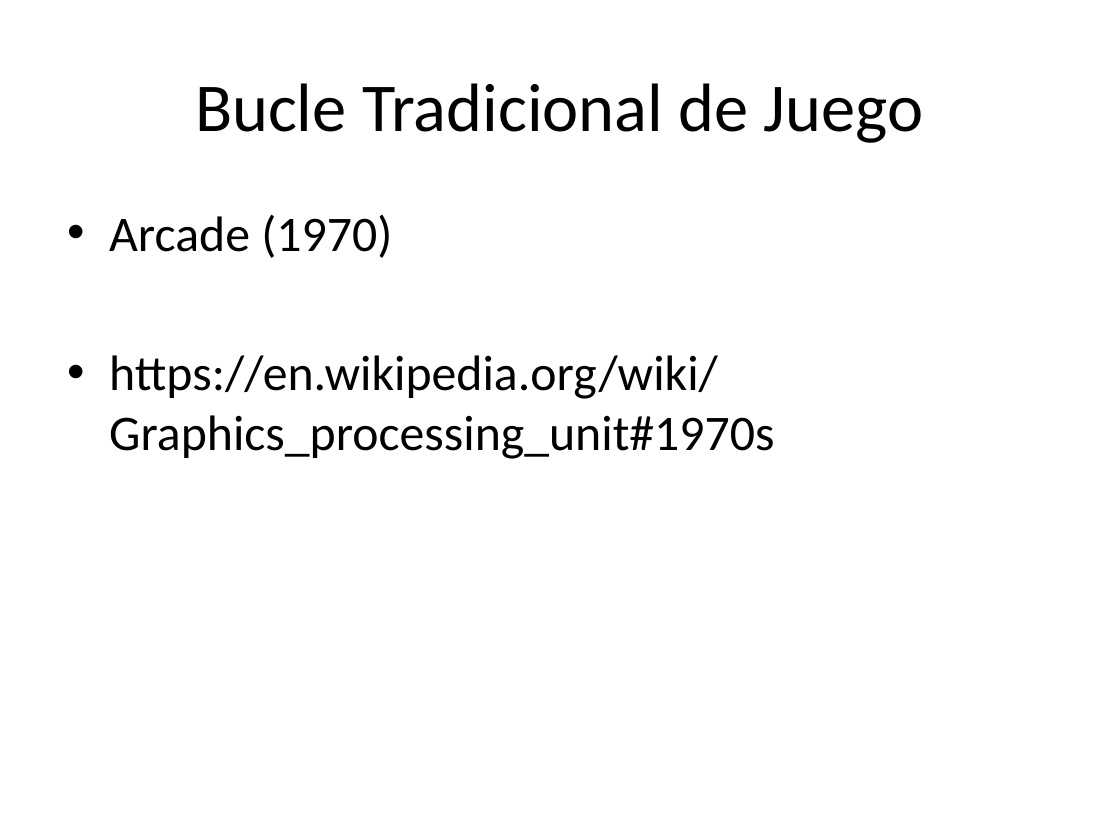
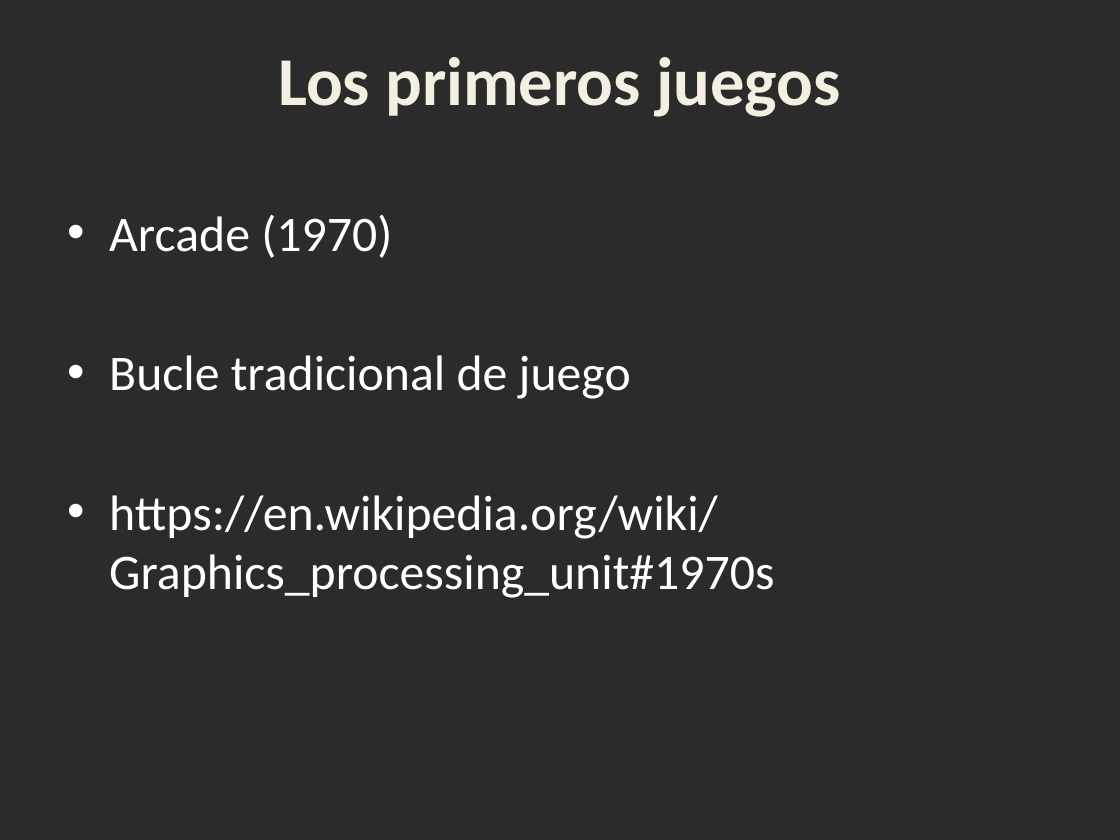
Before and after one commit to manherna/GPUS, a slide deck: slide 2 of Presen.pptx. Drawn at 1120x840 pixels with LibreOffice and Linux fonts; fonts in the diff are those of the drawing; background and template pictures are left out; a plain dark background stands for a picture behind light text. Boxes give left, top, right and bottom in pixels: in the first picture for what was removed or moved away, otherwise in the second. Text is boxed around its words. In the diff, an @@ line names an element or a change of style, - is before the commit and + after.

```diff
--- a/Presen.pptx
+++ b/Presen.pptx
@@ background #FFFFFF to picture (left out) @@
@@ text added at [278, 57, 840, 117], 44 pt, text #F4F1E3, bold @@
+Los primeros juegos
@@ title removed at [195, 83, 924, 143] @@
-Bucle Tradicional de Juego
@@ text at [109, 215, 774, 598]: text colour #000000 to #FFFFFF in "Arcade (1970)", "https://en.wikipedia.org/wiki/Graphics_processing_unit#1970s" @@
@@ text at [109, 355, 631, 399]: paragraph added @@
+• Bucle tradicional de juego
```
Also in this commit, not shown: 1 other slide changed, 1 slide added, 2 slides removed.
